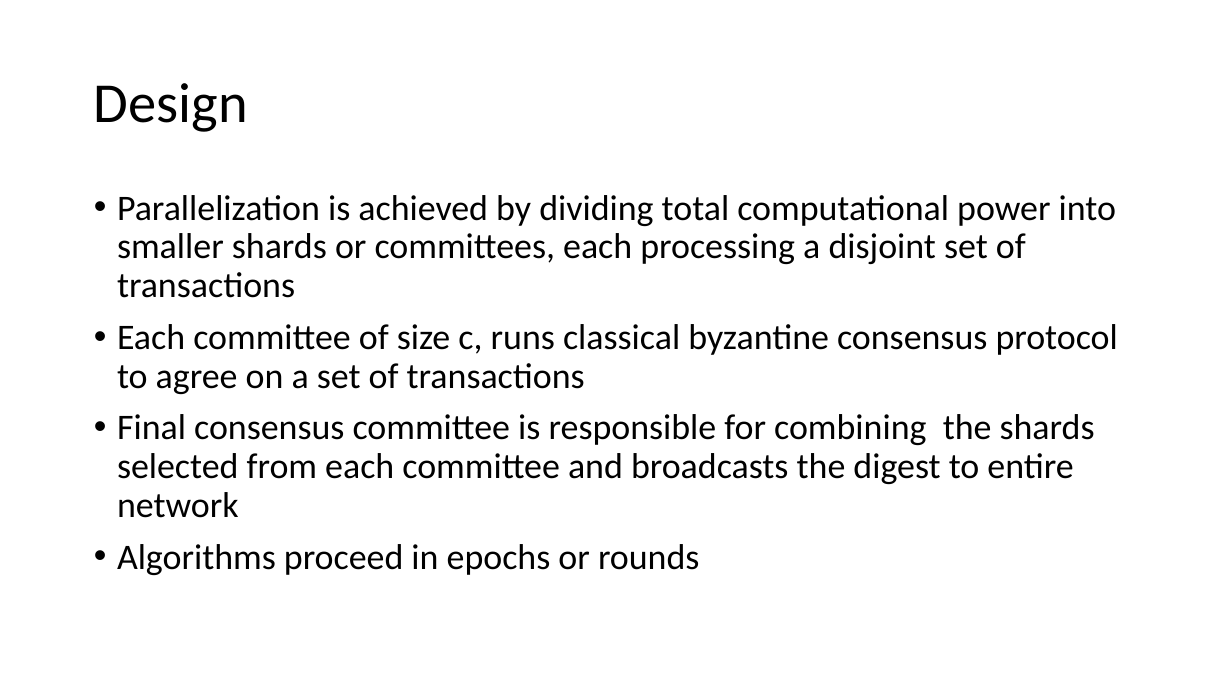
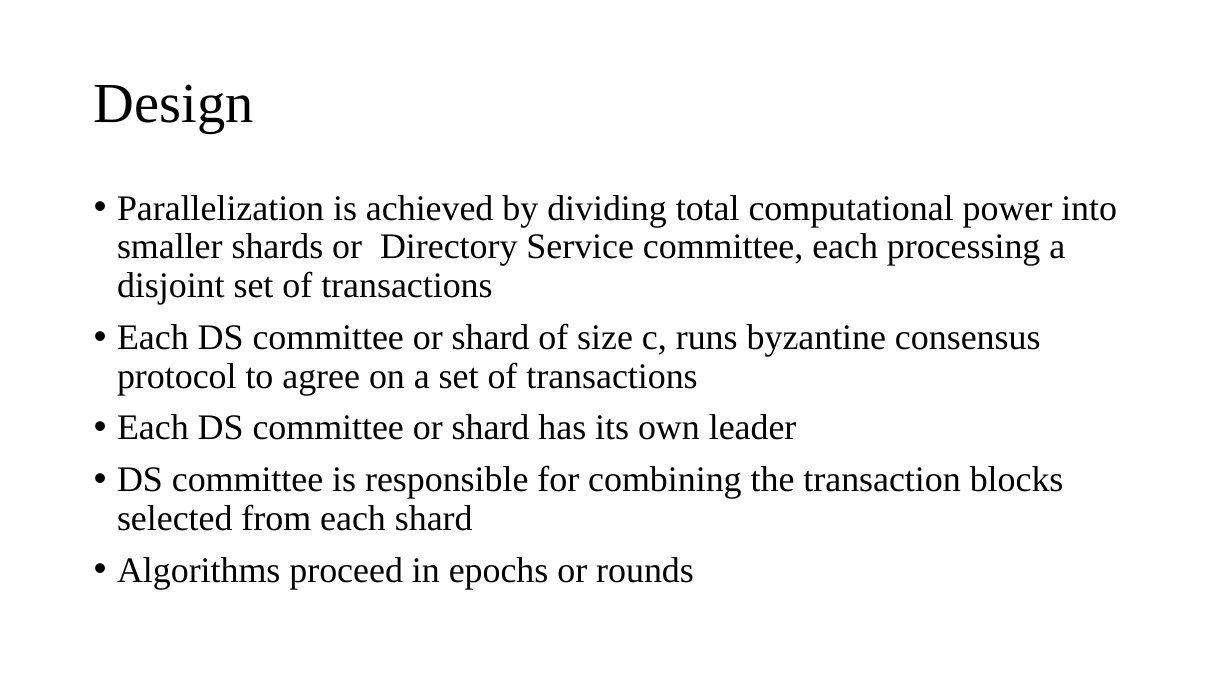
Before and after one commit to Tsajan/2018FallSemPOSTECH, a slide deck: slide 5 of CSED601 Dependable Computing/Sharding.pptx (slide 6 before the commit). Drawn at 1232x693 pixels with LibreOffice and Linux fonts; fonts in the diff are those of the drawing. Boxes give left, top, right and bottom in pixels: in the first picture for what was removed or moved away, otherwise in the second. Text is boxed around its words. In the diff, an @@ line names an element or a change of style, - is before the commit and + after.

```diff
--- a/CSED601 Dependable Computing/Sharding.pptx
+++ b/CSED601 Dependable Computing/Sharding.pptx
@@ title "Design" at bbox=[94, 84, 254, 133]: font Calibri to Times New Roman @@
@@ text at bbox=[117, 195, 1117, 531]: text changed; font Calibri to Times New Roman @@
-• Parallelization is achieved by dividing total computational power into smaller shards or committees, each processing a disjoint set of transactions
-• Each committee of size c, runs classical byzantine consensus protocol to agree on a set of transactions
-• Final consensus committee is responsible for combining the shards selected from each committee and broadcasts the digest to entire network
+• Parallelization is achieved by dividing total computational power into smaller shards or Directory Service committee, each processing a disjoint set of transactions
+• Each DS committee or shard of size c, runs byzantine consensus protocol to agree on a set of transactions
+• Each DS committee or shard has its own leader
+• DS committee is responsible for combining the transaction blocks selected from each shard
@@ text at bbox=[117, 557, 694, 589]: font Calibri to Times New Roman in "Algorithms proceed in epochs or rounds" @@
```
Also in this commit, not shown: 4 other slides changed, 9 slides added, 1 slide removed, 4 other files.
